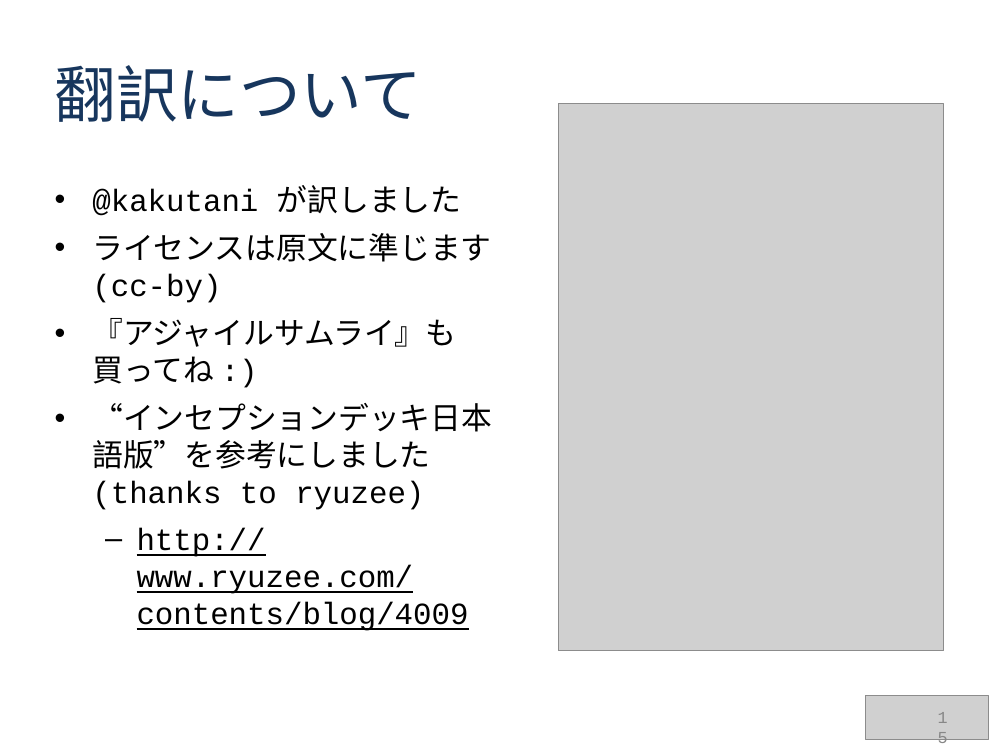
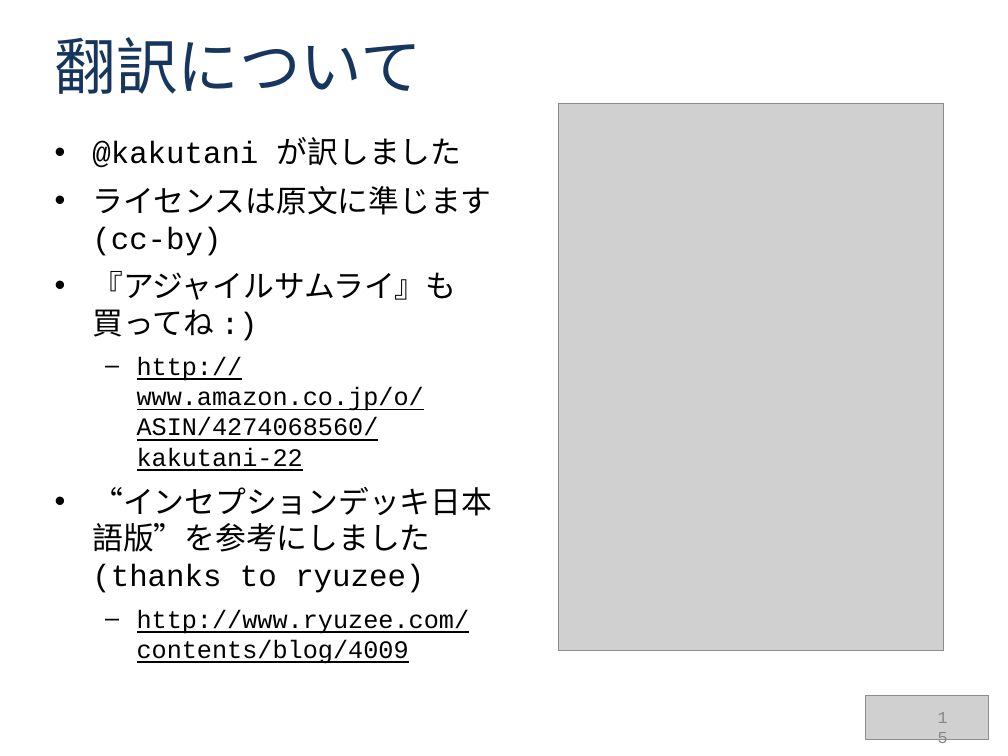
Before and after one commit to agile-samurai-ja/support, a slide deck: slide 15 of blank-inception-deck/blank-inception-deck1-ja.ppt. Drawn at 1008x756 pixels with LibreOffice and Linux fonts; fonts in the diff are those of the drawing; grey boxes stand for pictures. Boxes give left, top, right and bottom in pixels: in the first picture for what was removed or moved away, otherwise in the second. Text is boxed around its words. In the diff, an @@ line names an element or a change of style, - is before the commit and + after.

```diff
--- a/blank-inception-deck/blank-inception-deck1-ja.ppt
+++ b/blank-inception-deck/blank-inception-deck1-ja.ppt
@@ title "翻訳について": place and size @@
-title "翻訳について" at (55,65,423,122)
+title "翻訳について" at (55,37,423,94)
@@ text "@kakutani が訳しました": place and size @@
-text "@kakutani が訳しました" at (92,185,492,631)
+text "@kakutani が訳しました" at (92,137,492,664)
@@ text at (137,356,424,471): paragraph added @@
+  – http://www.amazon.co.jp/o/ASIN/4274068560/kakutani-22
@@ text at (137,609,470,664): size 22 to 18 pt in "http://www.ryuzee.com/contents/blog/4009" @@
```
Also in this commit, not shown: 1 other slide changed, 2 other files.
